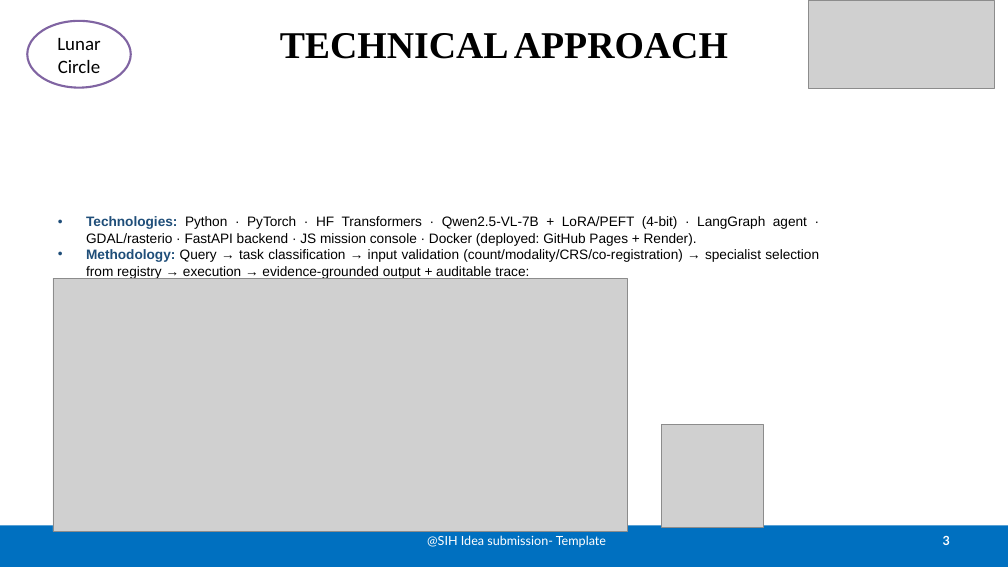
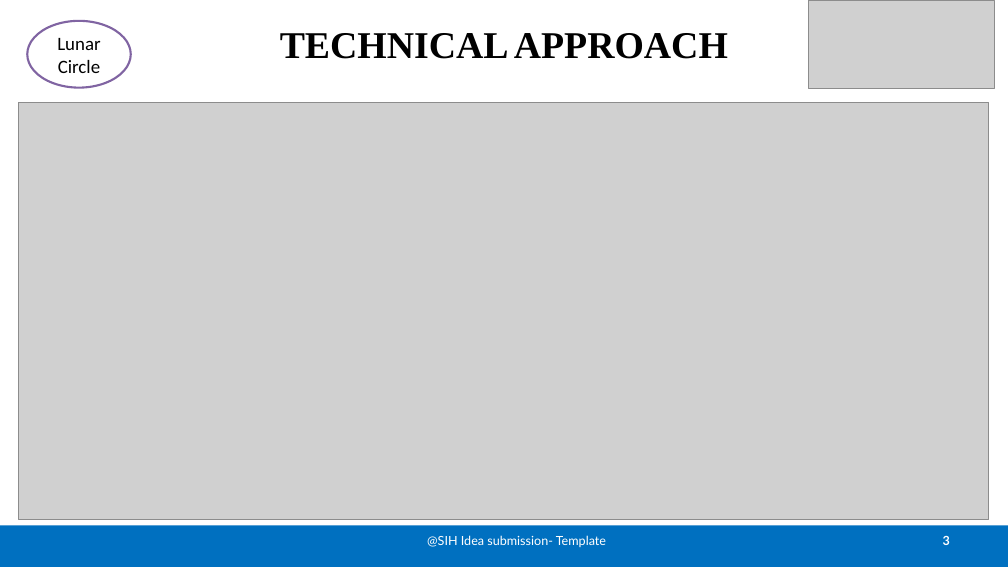
Before and after one commit to Gangadhar017/Lunar_circle, a slide deck: slide 3 of docs/SatQuery_AI_SIH_26167_SUBMISSION.pptx. Drawn at 1008x567 pixels with LibreOffice and Linux fonts; fonts in the diff are those of the drawing; grey boxes stand for pictures. Boxes give left, top, right and bottom in pixels: in the first picture for what was removed or moved away, otherwise in the second. Text is boxed around its words. In the diff, an @@ line names an element or a change of style, - is before the commit and + after.

```diff
--- a/docs/SatQuery_AI_SIH_26167_SUBMISSION.pptx
+++ b/docs/SatQuery_AI_SIH_26167_SUBMISSION.pptx
@@ picture: place and size @@
-picture at [53,278,628,532]
+picture at [19,102,989,520]
@@ text removed at [86,216,819,279] @@
-• Technologies: Python · PyTorch · HF Transformers · Qwen2.5-VL-7B + LoRA/PEFT (4-bit) · LangGraph agent · GDAL/rasterio · FastAPI backend · JS mission console · Docker (deployed: GitHub Pages + Render).
-• Methodology: Query → task classification → input validation (count/modality/CRS/co-registration) → specialist selection from registry → execution → evidence-grounded output + auditable trace:
@@ picture removed at [662,425,764,527] @@
```
Also in this commit, not shown: 4 other slides changed, 1 other file.
